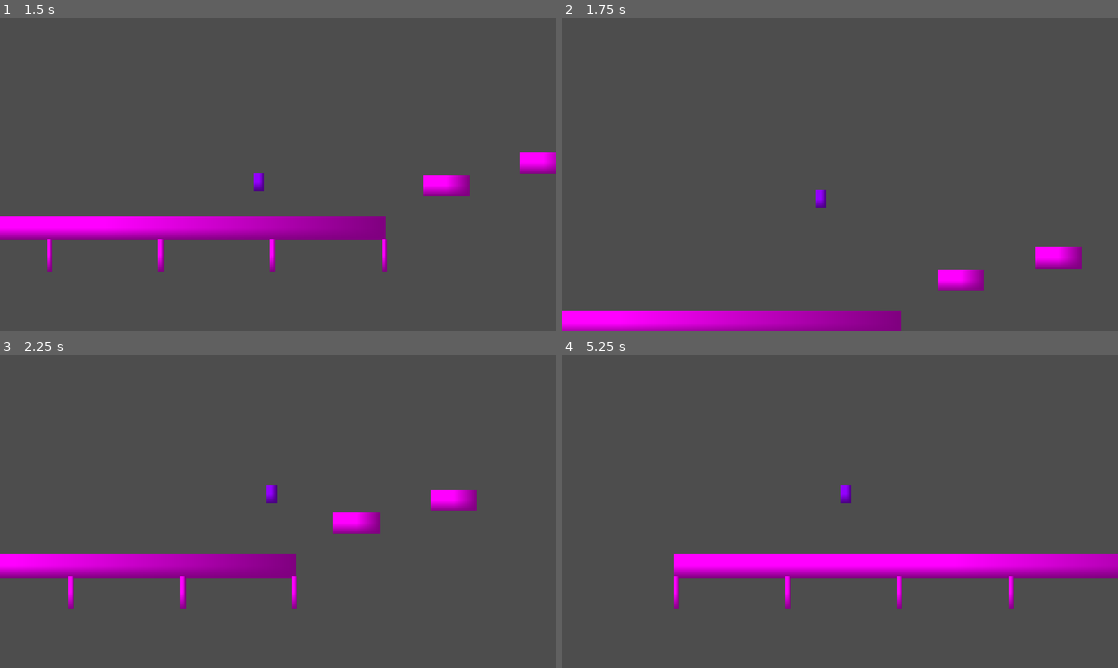
Above: before the commit, frames 1-4 (two rows, left to right).
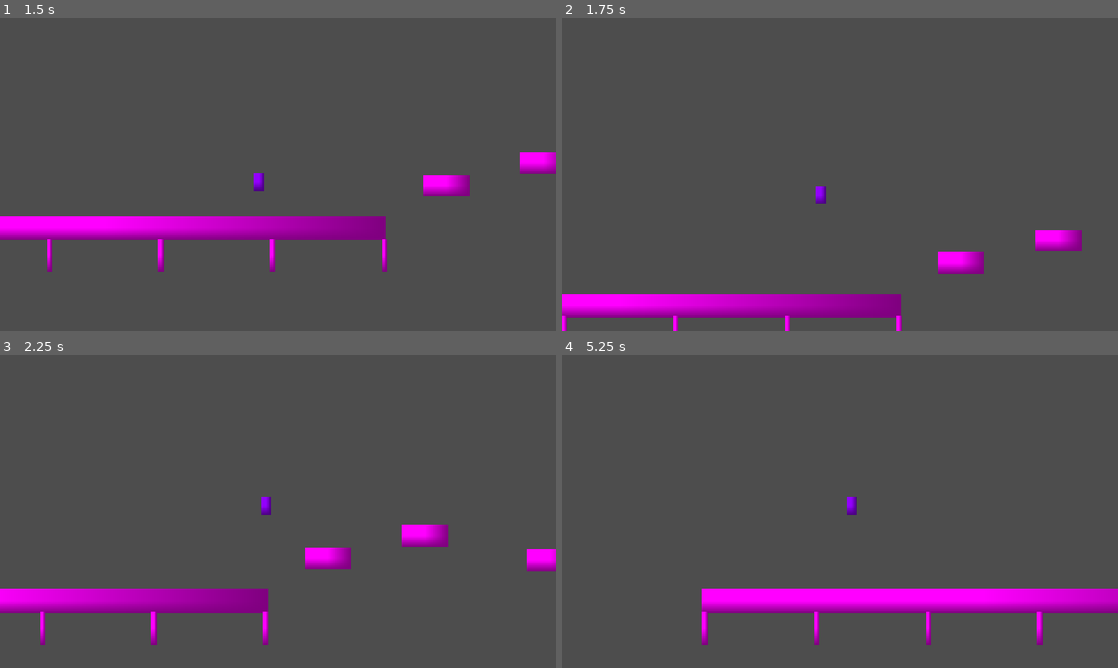
Above: after the commit, the same moments.

Repository: sharwenn-dev/cerulean_eclipse
Game: Godot game, scene res://scenes/test_world.tscn
Two runs of this game, one before a commit and one after it. Both use one fixed random seed, a clock stepped at 60 frames per second and the inputs below.
Inputs:
- Up to frame 1 (1.5 s): tap Enter (ui_accept) at 0.5, 1.35 s; hold Enter (ui_accept) 0.53-1.28 s; hold D (ui_right) from 0.53 s (still down)
- Up to frame 2 (1.75 s): keep holding D (ui_right); tap Enter (ui_accept) at 1.52 s
- Up to frame 3 (2.25 s): tap Enter (ui_accept) at 1.82 s; release D (ui_right) at 2.03 s; hold A (ui_left) from 2.03 s (still down); hold Enter (ui_accept) from 2.03 s (still down)
- Up to frame 4 (5.25 s): release A (ui_left) at 2.78 s; release Enter (ui_accept) at 2.78 s; hold D (ui_right) 2.78-4.28 s; tap Enter (ui_accept) at 2.85, 3.02, 3.32, 4.35, 4.52, 4.82 s; hold Enter (ui_accept) 3.53-4.28 s; tap R (reset) at 4.15 s; hold A (ui_left) 4.28-5.03 s; hold D (ui_right) from 5.03 s (still down); hold Enter (ui_accept) from 5.03 s (still down)

Frame 1 is identical in both runs. In frame 2, 9.0% of the frame differs, in the area x 0-94%, y 53-100%; in frame 3, 11%; in frame 4, 13%, in the area x 20-100%, y 41-93%.

Commit message:
11/17/2025 Hover added
need to comment code and fix reset button while hovering

Diff:
--- a/entities/player.gd
+++ b/entities/player.gd
@@ -1,43 +1,42 @@
 extends CharacterBody2D
 
 const MAX_SPEED: float = 300.0
+const HOVER_MAX_SPEED: float = 400.0
 const JUMP_VELOCITY: float = -350.0
-const DOUBLE_JUMP_VELOCITY: float = -750.0
+const DOUBLE_JUMP_VELOCITY: float = -650.0
 const AERIAL_ACCELERATION: float = 1200.0
 const TURN_ACCELERATION: float = 3500.0
+const HOVER_ACCELERATION: float = 1200.0
 const ACCELERATION: float = 2500.0
+const HOVER_FRICTION: float = 3000.0
 const FRICTION: float = 5000.0
-# YOU CAN FORMAT THESE VARIABLES HOWEVER YOU WANT, IDK HOW THE CLEAN WAY TO DO IT IS
-# apparently making your falling gravity more than base makes it feel more snappy. so this is how i did that. also has support if you want to add more for flying or aerial combat.
+
 @export var base_gravity: float = 1000.0
 @export var falling_gravity: float = 2000.0
+@export var hover_gravity: float = 0.0
 var gravity: float = base_gravity
 
-# jump stuff
 var jump_buffer: float = 0.01
 var buffer_time: float = 0.1
 var coyote_time: float = 0.0
 var added_coyote_time: float = 0.09
 var jump_timer: float = 0.0
 var max_jump_hold: float = 0.2
-var has_double_jumped
+var has_double_jumped: bool = false
 var is_jumping: bool = false
 var has_jumped: bool = false
+var hovering: bool = false
+var has_triple_jumped: bool = false
 
-# probably make a state machine at some point around here
-# made the state machine at some point under here V
 enum States {IDLE, JUMPING, FALLING, ON_GROUND, HOVERING}
 var state: States = States.IDLE
 
-# for now everything other than data and reset is default code for CharacterBody2D
-# arrow keys are already replaced with wasd <-- should probably make them custom inputs instead of ui inputs
 @export var data = {
 	"max_health": 100,
 	"health": 100,
 	"hover": 100,
 }
 
-# dictionary of per-state enter functions
 var state_handlers := {}
 
 func _ready():
@@ -50,14 +49,12 @@
 	}
 
 func set_state(new_state) -> void:
-	#warning here doesn't matter right now
 	var previous_state := state
 	state = new_state
 	if state_handlers.has(state):
 		state_handlers[state].call()
 
 func _enter_idle():
-	print("Idle")
 	gravity = base_gravity
 
 func _enter_jumping():
@@ -70,9 +67,10 @@
 	gravity = falling_gravity
 
 func _enter_hovering():
-	gravity = 0  # placeholder for hover logic
+	gravity = 0
+	velocity.y = 0
+	is_jumping = false
 
-# JUMP FUNCTION
 func do_jump():
 	set_state(States.JUMPING)
 	velocity.y = JUMP_VELOCITY
@@ -88,46 +86,62 @@
 	has_double_jumped = true
 	jump_timer = 0.0
 	jump_buffer = 0.0
-	# horizontal momentum is handled by air acceleration code (no instant spike)
 
 func _physics_process(delta: float) -> void:
-	# Get the input direction and handle the movement/deceleration.
+	# HOVER MOVEMENT OVERRIDE
+	if state == States.HOVERING:
+		if Input.is_action_just_pressed("ui_accept"):
+			set_state(States.FALLING)
+
+		var input_x = Input.get_axis("ui_left", "ui_right")
+		var input_y = Input.get_axis("ui_up", "ui_down")
+		var move_vec = Vector2(input_x, input_y)
+
+		var target_vel = Vector2.ZERO
+		if move_vec.length() > 0:
+			move_vec = move_vec.normalized()
+			target_vel = move_vec * HOVER_MAX_SPEED
+
+		var hover_accel = HOVER_ACCELERATION
+		var hover_friction = HOVER_FRICTION
+
+		if move_vec.length() > 0:
+			velocity = velocity.move_toward(target_vel, hover_accel * delta)
+		else:
+			velocity = velocity.move_toward(Vector2.ZERO, hover_friction * delta)
+
+		move_and_slide()
+		return
+
 	var direction: float = Input.get_axis("ui_left", "ui_right")
 	var target_speed: float = direction * MAX_SPEED
 
-	# Determine which acceleration to use (ground vs air + turning)
 	var accel: float = ACCELERATION
 	if direction != 0 and sign(direction) != sign(velocity.x) and velocity.x != 0:
 		accel = TURN_ACCELERATION
 
 	if is_on_floor():
-		# Ground movement: acceleration and friction
 		if direction != 0:
 			velocity.x = move_toward(velocity.x, target_speed, accel * delta)
 		else:
 			velocity.x = move_toward(velocity.x, 0, FRICTION * delta)
 	else:
-		# Air movement: use aerial acceleration, but respect stronger turn accel when changing direction
 		var air_accel: float = AERIAL_ACCELERATION
 		if direction != 0 and sign(direction) != sign(velocity.x) and velocity.x != 0:
-			# Turning in air uses TURN_ACCELERATION for responsiveness
 			air_accel = TURN_ACCELERATION
 		if direction != 0:
 			velocity.x = move_toward(velocity.x, target_speed, air_accel * delta)
 		else:
-			# If no input in air, damp horizontally a bit (slower than ground friction)
 			velocity.x = move_toward(velocity.x, 0, (AERIAL_ACCELERATION * 0.35) * delta)
 
-	# Add the gravity.
 	if not is_on_floor():
 		if velocity.y < 0:
-			# Only apply variable jump force WHILE ASCENDING
 			if is_jumping and Input.is_action_pressed("ui_accept") and jump_timer < max_jump_hold:
-				if has_double_jumped:
+				if has_double_jumped and not state == States.HOVERING:
 					velocity.y += falling_gravity * delta
 					jump_timer += delta
 				else:
-					velocity.y += base_gravity * 0.3 * delta
+					velocity.y += gravity * 0.3 * delta
 					jump_timer += delta
 			else:
 				velocity.y += falling_gravity * delta
@@ -137,35 +151,36 @@
 				velocity.y += falling_gravity * delta
 				set_state(States.FALLING)
 	else:
-		# grounded
 		is_jumping = false
 		has_jumped = false
 		has_double_jumped = false
+		hovering = false
 		coyote_time = added_coyote_time
 
-	#Handle decreasing the jump buffer each frame
 	if Input.is_action_just_pressed("ui_accept"):
 		jump_buffer = buffer_time
 	elif jump_buffer > 0:
 		jump_buffer -= delta
 
-	#Handle coyote time
 	if not is_on_floor() and coyote_time > 0:
 		coyote_time -= delta
 
-	# if jump buffer is above zero and player is on the floor then jump
 	if jump_buffer > 0 and (is_on_floor() or coyote_time > 0) and not has_jumped:
 		do_jump()
 		coyote_time = 0.0
 	elif jump_buffer > 0 and (not is_on_floor() or coyote_time > 0) and not has_double_jumped:
 		do_double_jump()
 		coyote_time = 0.0
-	# releasing jump kills variable jump instantly
+	elif jump_buffer > 0 and not is_on_floor() and has_double_jumped:
+		set_state(States.HOVERING)
+		velocity.y = 0
+		jump_buffer = 0
+		is_jumping = false
+
 	if Input.is_action_just_released("ui_accept"):
 		jump_timer = max_jump_hold
 		is_jumping = false
 
-	# R is reset button for testing
 	if Input.is_action_just_pressed("reset"):
 		get_tree().call_deferred("reload_current_scene")
 
